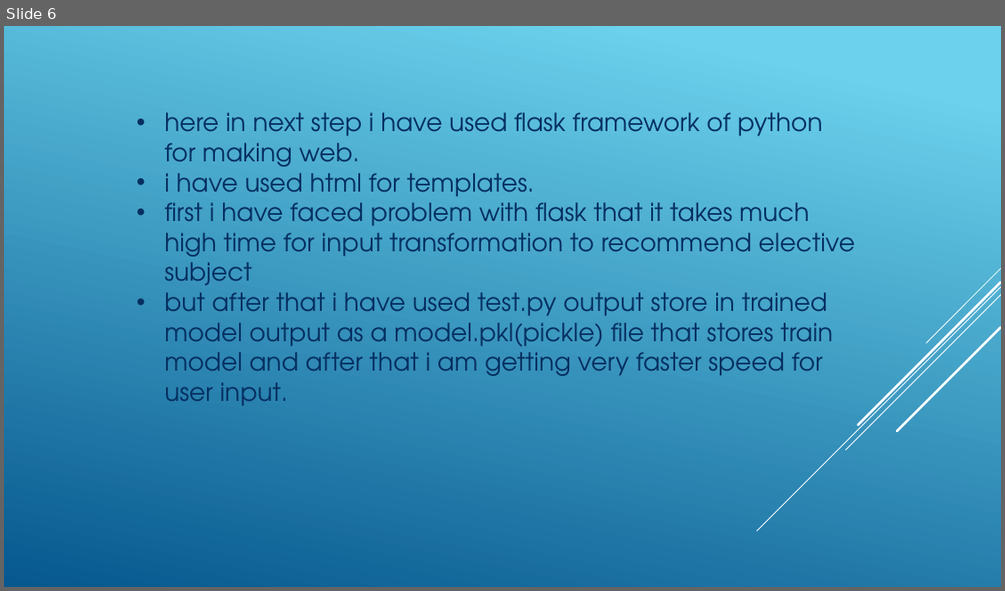
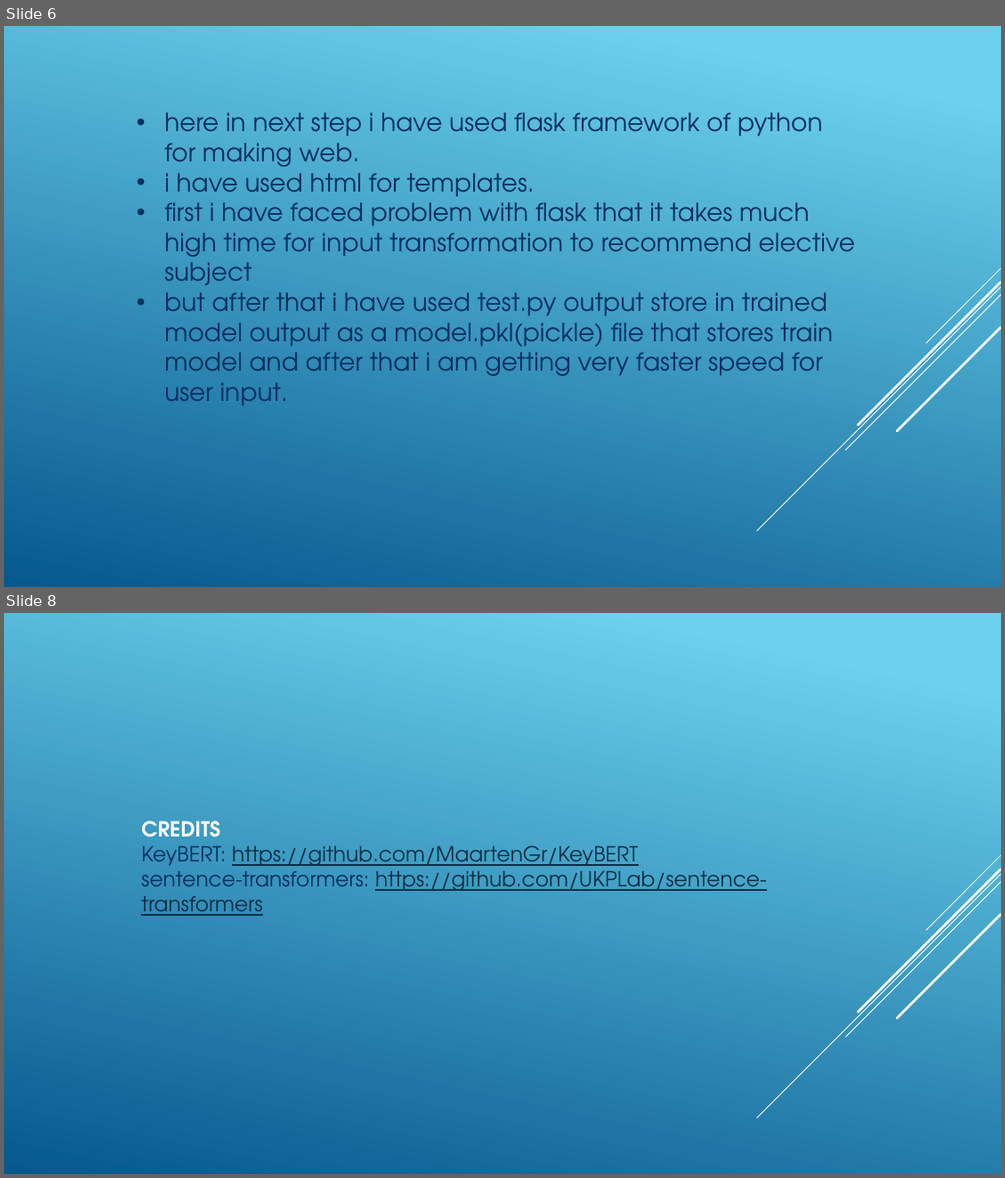
Before and after one commit to harshj-1703/Student-Elective_Subject-Web-FLASK-AI, a slide deck: AI-Project.pptx. Shown one above the other, each under a label of ours: slide 6 before the commit, slides 6 and 8 after it; the slides between them are not shown. The pictures are 1005x591 and 1005x1178 pixels, drawn with LibreOffice and Linux fonts; fonts in the diff are those of the drawing. Boxes give left, top, right and bottom in pixels: in the first picture for what was removed or moved away, otherwise in the second. Text is boxed around its words. In the diff, an @@ line names an element or a change of style, - is before the commit and + after.

```diff
--- a/AI-Project.pptx
+++ b/AI-Project.pptx
@@ slide 8 added at (4, 613, 1001, 1174), background gradient #6ED2EB to #06588E; not listed: 5 template elements that a slide beside it also shows @@
@@ title added at (141, 820, 767, 916), 20 pt, text #0D2E46, underline @@
+CREDITS
+KeyBERT: https://github.com/MaartenGr/KeyBERT
+sentence-transformers: https://github.com/UKPLab/sentence-transformers
```
Also in this commit, not shown: 1 other slide added.
